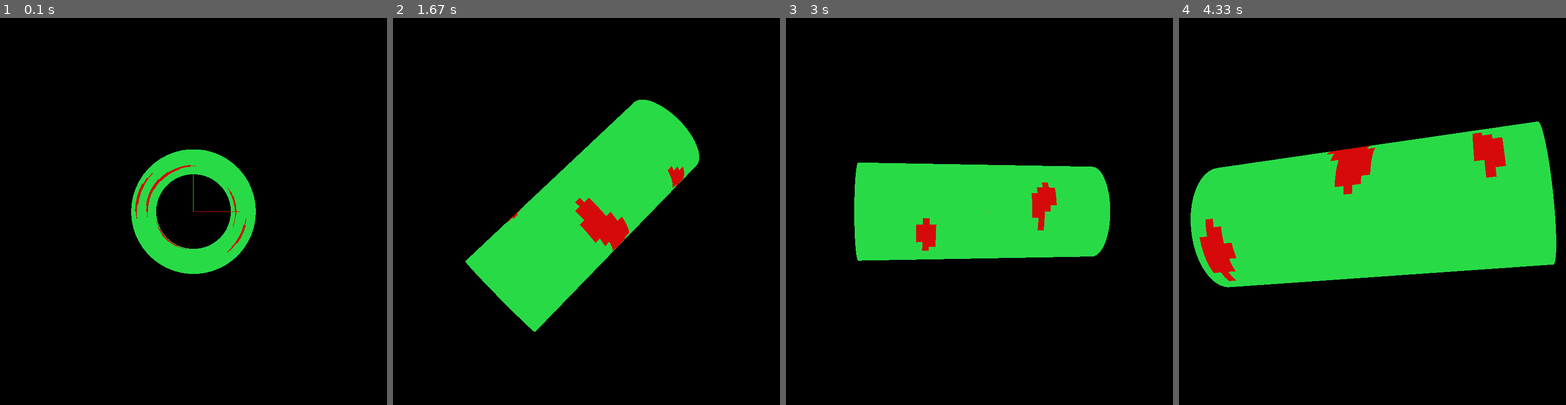
Above: before the commit, frames 1-4 (left to right).
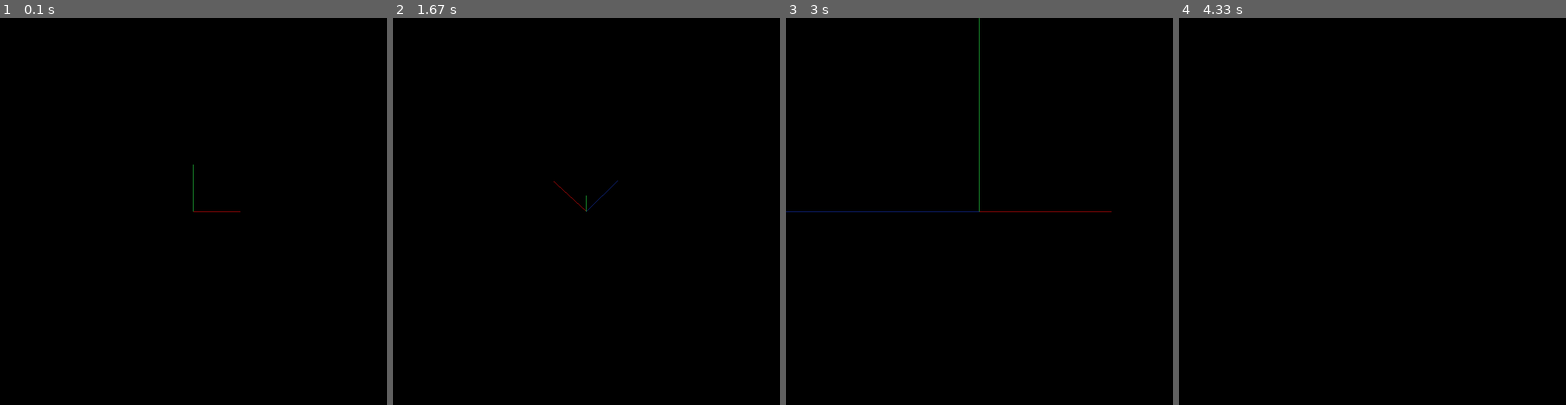
Above: after the commit, the same moments.

Repository: Ericdin2010/OpenGL
Game: pygame game, started from OpenGL pygame pipe.py
Two runs of this game, one before a commit and one after it. Both use one fixed random seed, a clock stepped at 60 frames per second and the inputs below.
Inputs (mouse positions are in pixels of both pictures, inside the frame that each line leads up to):
- Up to frame 1 (0.1 s): no input
- Up to frame 2 (1.67 s): hold D 0.33-0.8 s; move the mouse to (571, 226) at 0.37 s; hold W 0.83-1.13 s; move the mouse to (710, 199) at 0.87 s; hold D 1.17-1.63 s; move the mouse to (493, 215) at 1.2 s
- Up to frame 3 (3 s): hold A 1.67-2.2 s; move the mouse to (859, 153) at 1.7 s; tap E at 1.82 s; hold S 2.23-2.53 s; move the mouse to (1037, 76) at 2.27 s; hold Q 2.57-2.97 s; hold A 2.57-2.97 s; move the mouse to (1025, 246) at 2.6 s
- Up to frame 4 (4.33 s): hold A 3-3.4 s; move the mouse to (1380, 79) at 3.03 s; tap F at 3.07, 3.37, 3.5 s; hold W 3.43-3.8 s; move the mouse to (1233, 199) at 3.47 s; tap E at 3.58 s

The runs differ from the first frame. In frame 1, 5.2% of the frame differs, in the area x 33-67%, y 34-67%; in frame 2, 16%; in frame 3, 16%; in frame 4, 31%, in the area x 3-98%, y 26-70%.

Commit message:
replaced .txt with .prb (PipeRoBot), added keyboard-based zoom

Diff:
--- a/OpenGL pygame pipe.py
+++ b/OpenGL pygame pipe.py
@@ -33,8 +33,8 @@
 
 def ReadFile():
     global fileData
-    if os.path.isfile('file.txt') is True:
-        with open('file.txt', 'r') as file:
+    if os.path.isfile('file.prb') is True:
+        with open('file.prb', 'r') as file:
             data = file.read().replace('\n', ' ')
             data = data.split(' ')
             fileData = []
@@ -72,7 +72,7 @@
     global RED, GREEN, BLUE, WHITE, fileData
     height = 1
     slices = 50
-    stacks = 40
+    stacks = len(fileData)
     pi = 3.141592653
     deltaAngle = pi / slices * 2
     angle = 0
@@ -124,7 +124,7 @@
 
 def main():
     ReadFile()
-    pressed = [False, False, False, False, False]
+    pressed = [False, False, False, False, False, False, False]
     x_rotation = 0
     y_rotation = 0
     pygame.init()
@@ -166,6 +166,10 @@
                     pressed[3] = True
                 if event.key == pygame.K_d:
                     pressed[4] = True
+                if event.key == pygame.K_q:
+                    pressed[5] = True
+                if event.key == pygame.K_e:
+                    pressed[6] = True
                 if event.key == pygame.K_g:
                     fps = clock.get_fps()
                     print(fps)
@@ -189,6 +193,8 @@
                 pressed[2] = False
                 pressed[3] = False
                 pressed[4] = False
+                pressed[5] = False
+                pressed[6] = False
 
         if firstPerson:
             x_rotation = mousePos[1]
@@ -207,6 +213,10 @@
                 y_rotation += 2
             if pressed[4]:
                 y_rotation -= 2
+            if pressed[5]:
+                zPos += 0.1
+            if pressed[6]:
+                zPos -= 0.1
 
         glClear(GL_COLOR_BUFFER_BIT | GL_DEPTH_BUFFER_BIT)
         glLoadIdentity()
Not shown, added: file.prb
Not shown, added: file0.prb
